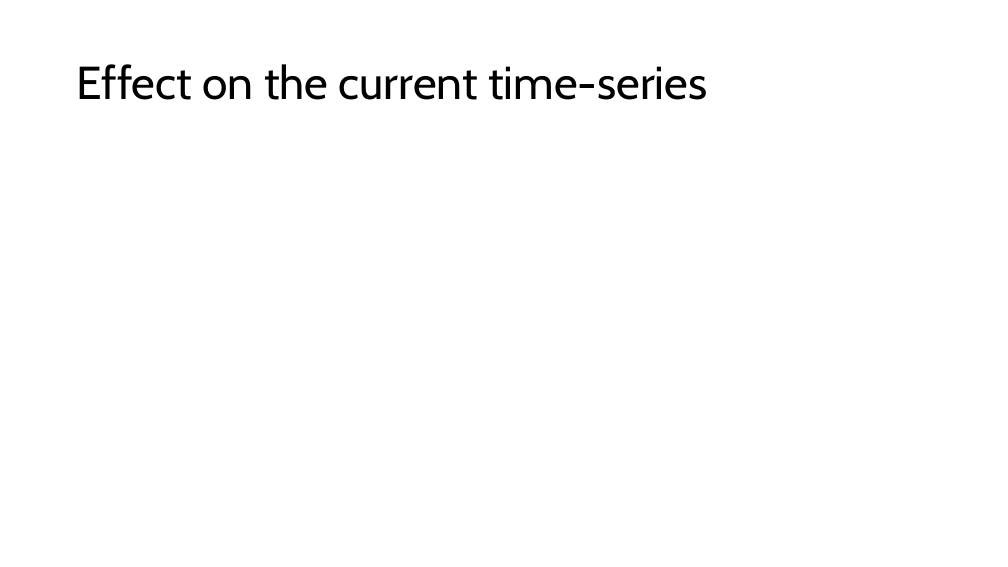
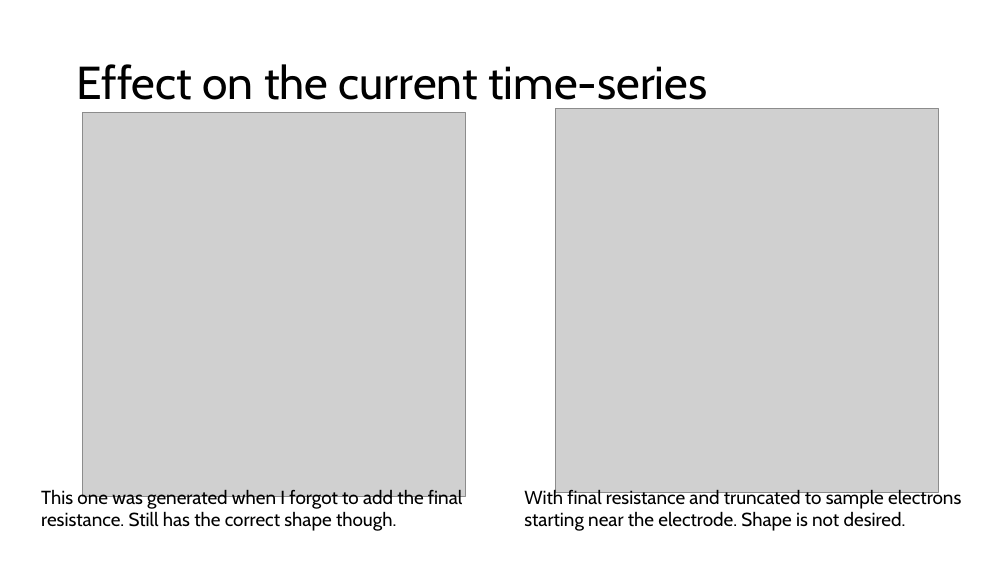
Before and after one commit to SamuelMoor-Smith/DendriticGrowthSimulation, a slide deck: slide 7 of Meeting presentations/Week of Dec1.pptx. Drawn at 1008x567 pixels with LibreOffice and Linux fonts; fonts in the diff are those of the drawing; grey boxes stand for pictures. Boxes give left, top, right and bottom in pixels: in the first picture for what was removed or moved away, otherwise in the second. Text is boxed around its words. In the diff, an @@ line names an element or a change of style, - is before the commit and + after.

```diff
--- a/Meeting presentations/Week of Dec1.pptx
+++ b/Meeting presentations/Week of Dec1.pptx
@@ picture added at [82,113,466,496] @@
@@ picture added at [556,109,939,492] @@
@@ text added at [41,488,462,531], 18 pt, text #000000 @@
+This one was generated when I forgot to add the final resistance. Still has the correct shape though.
@@ text added at [524,488,961,531], 18 pt, text #000000 @@
+With final resistance and truncated to sample electrons starting near the electrode. Shape is not desired.
```
Also in this commit, not shown: 2 other slides changed, 4 other files.
